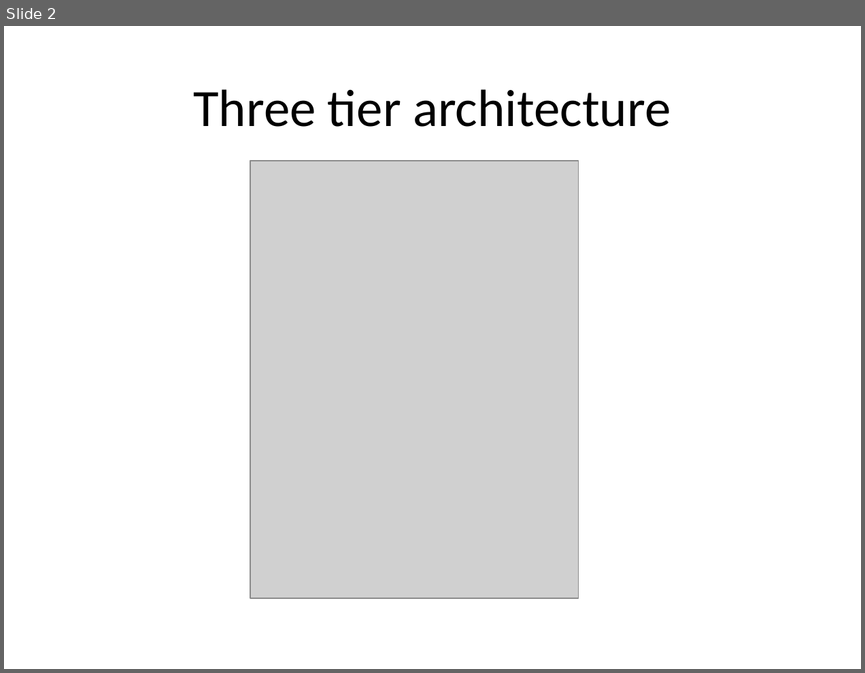
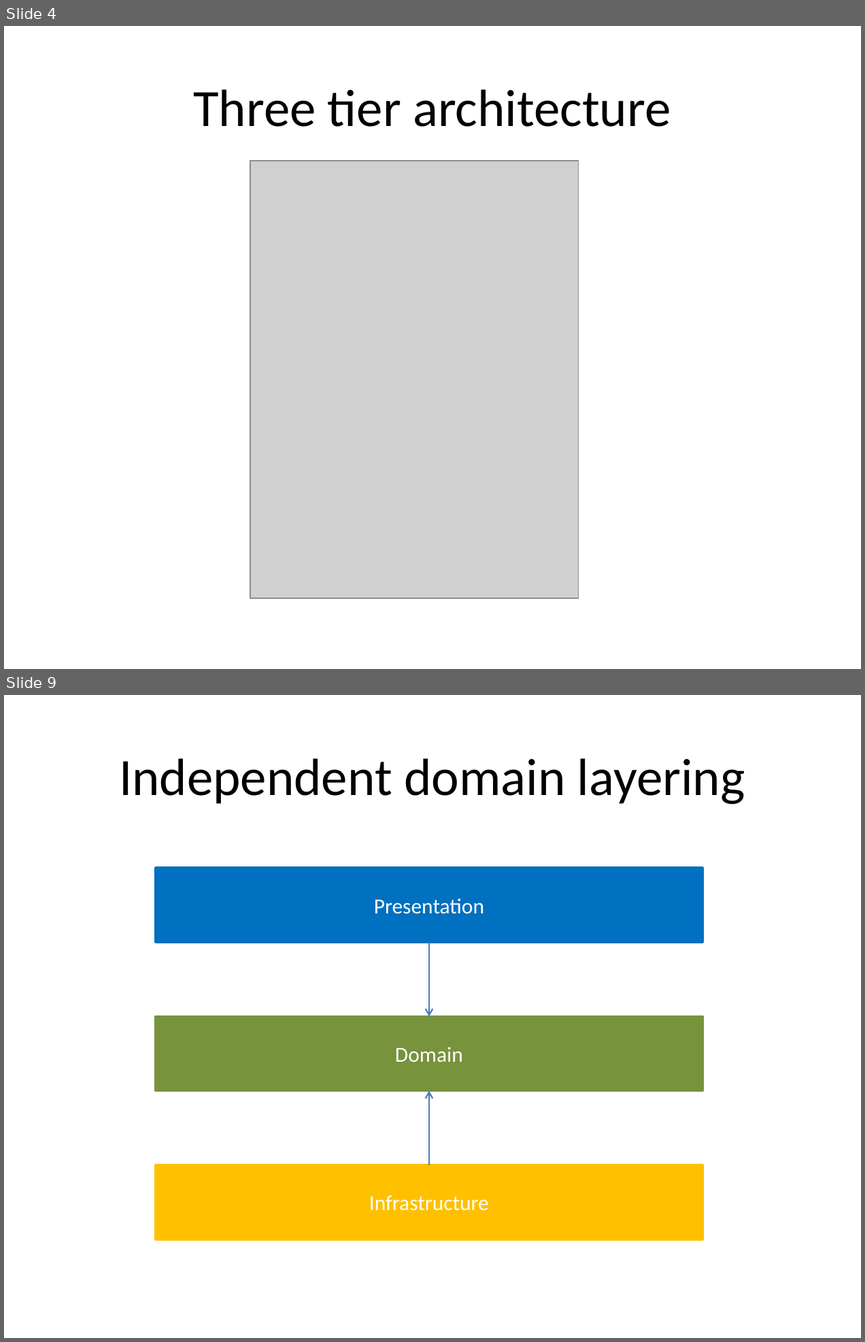
Before and after one commit to piotrcierpich/IntroToArchitecture, a slide deck: IntroToArchitecture.pptx. Shown one above the other, each under a label of ours: slide 2 before the commit, slides 4 and 9 after it; the slides between them are not shown. The pictures are 865x673 and 865x1342 pixels, drawn with LibreOffice and Linux fonts; fonts in the diff are those of the drawing; grey boxes stand for pictures. Boxes give left, top, right and bottom in pixels: in the first picture for what was removed or moved away, otherwise in the second. Text is boxed around its words. In the diff, an @@ line names an element or a change of style, - is before the commit and + after.

```diff
--- a/IntroToArchitecture.pptx
+++ b/IntroToArchitecture.pptx
@@ slide 9 added at (x1=4, y1=695, x2=861, y2=1338), background #FFFFFF @@
@@ title added at (x1=119, y1=758, x2=745, y2=804), 44 pt, text #000000 @@
+Independent domain layering
@@ rectangle added at (x1=156, y1=868, x2=702, y2=943), fill #0070C0, outline #0070C0 2 pt, 18 pt, text #FFFFFF @@
+Presentation
@@ arrow added from (429, 942) to (429, 1016), #4B7EBC 1.25 pt @@
@@ rectangle added at (x1=156, y1=1016, x2=702, y2=1091), fill #77933C, outline #77933C 2 pt, 18 pt, text #FFFFFF @@
+Domain
@@ arrow added from (429, 1164) to (429, 1091), #4B7EBC 1.25 pt @@
@@ rectangle added at (x1=156, y1=1164, x2=702, y2=1239), fill #FFC000, outline #FFC000 2 pt, 18 pt, text #FFFFFF @@
+Infrastructure
@@ what was slide 2 is now slide 4 @@
```
Also in this commit, not shown: 1 slide changed, 8 other slides added, 1 slide removed, 1 other file.
